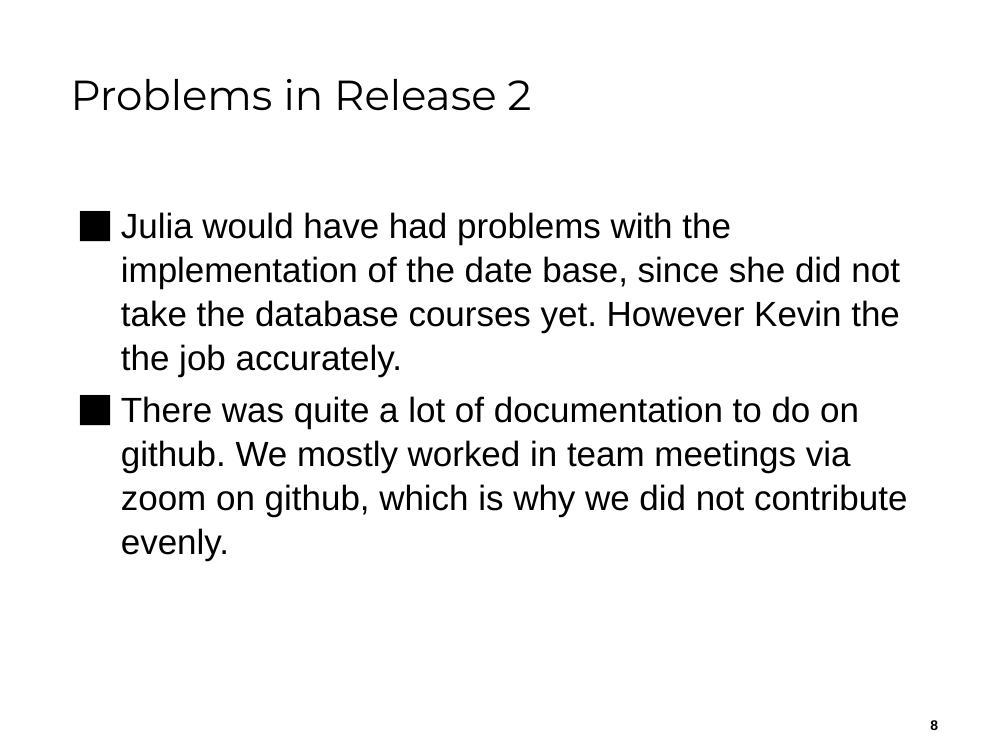
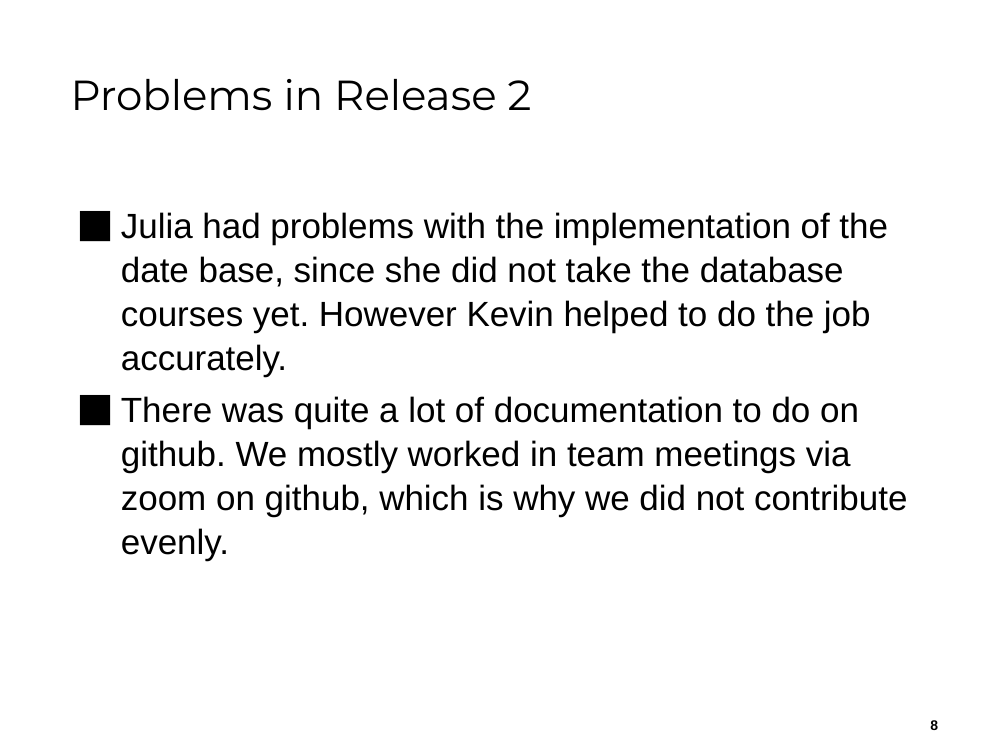
Before and after one commit to kevschuetz/exemplar-mgmt-system-swing, a slide deck: slide 8 of Documents/Release 2/ReleasePräsentation2__Team04.pptx. Drawn at 1008x756 pixels with LibreOffice and Linux fonts; fonts in the diff are those of the drawing; background and template pictures are left out. Boxes give left, top, right and bottom in pixels: in the first picture for what was removed or moved away, otherwise in the second. Text is boxed around its words. In the diff, an @@ line names an element or a change of style, - is before the commit and + after.

```diff
--- a/Documents/Release 2/ReleasePräsentation2__Team04.pptx
+++ b/Documents/Release 2/ReleasePräsentation2__Team04.pptx
@@ text at (121, 212, 888, 377): text changed @@
-⬛ Julia would have had problems with the implementation of the date base, since she did not take the database courses yet. However Kevin the the job accurately.
+⬛ Julia had problems with the implementation of the date base, since she did not take the database courses yet. However Kevin helped to do the job accurately.
```
Also in this commit, not shown: 1 other slide changed.
